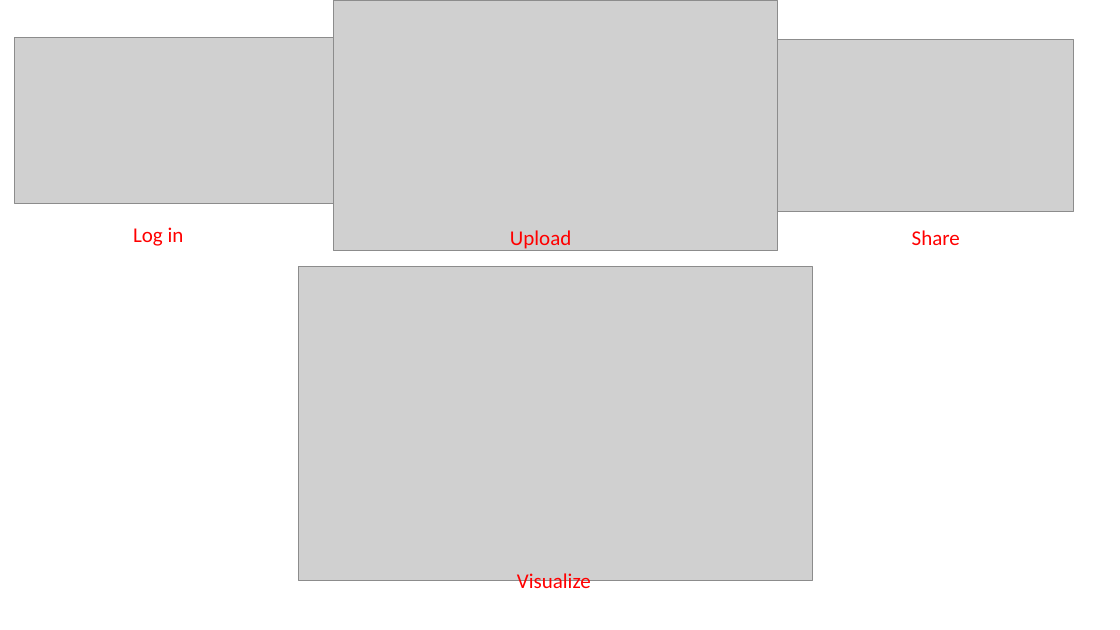
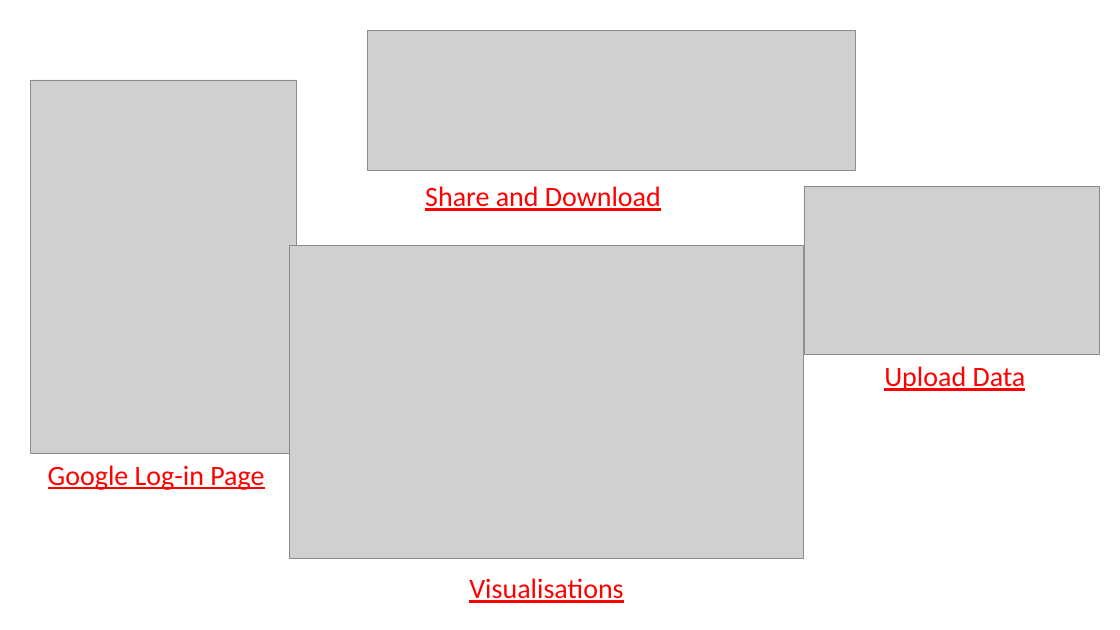
Before and after one commit to jacoblipech/CS3219-Chairvise, a slide deck: slide 1 of src/web/app/src/assets/GeneralGuide.pptx. Drawn at 1120x630 pixels with LibreOffice and Linux fonts; fonts in the diff are those of the drawing; grey boxes stand for pictures. Boxes give left, top, right and bottom in pixels: in the first picture for what was removed or moved away, otherwise in the second. Text is boxed around its words. In the diff, an @@ line names an element or a change of style, - is before the commit and + after.

```diff
--- a/src/web/app/src/assets/GeneralGuide.pptx
+++ b/src/web/app/src/assets/GeneralGuide.pptx
@@ picture removed at bbox=[334, 0, 778, 251] @@
@@ picture removed at bbox=[15, 38, 334, 203] @@
@@ picture added at bbox=[367, 30, 856, 171] @@
@@ picture removed at bbox=[756, 39, 1074, 213] @@
@@ picture added at bbox=[31, 80, 297, 453] @@
@@ text at bbox=[425, 186, 661, 211]: text changed; size 18 to 24 pt @@
-Share
+Share and Download
@@ picture added at bbox=[804, 187, 1100, 355] @@
@@ picture: place and size @@
-picture at bbox=[299, 266, 812, 581]
+picture at bbox=[290, 245, 803, 560]
@@ text at bbox=[884, 366, 1026, 391]: text changed; size 18 to 24 pt @@
-Upload
+Upload Data
@@ text at bbox=[48, 465, 264, 490]: text changed; size 18 to 24 pt @@
-Log in
+Google Log-in Page
@@ text at bbox=[469, 578, 623, 603]: text changed; size 18 to 24 pt @@
-Visualize
+Visualisations
```
Also in this commit, not shown: 1 other file.
